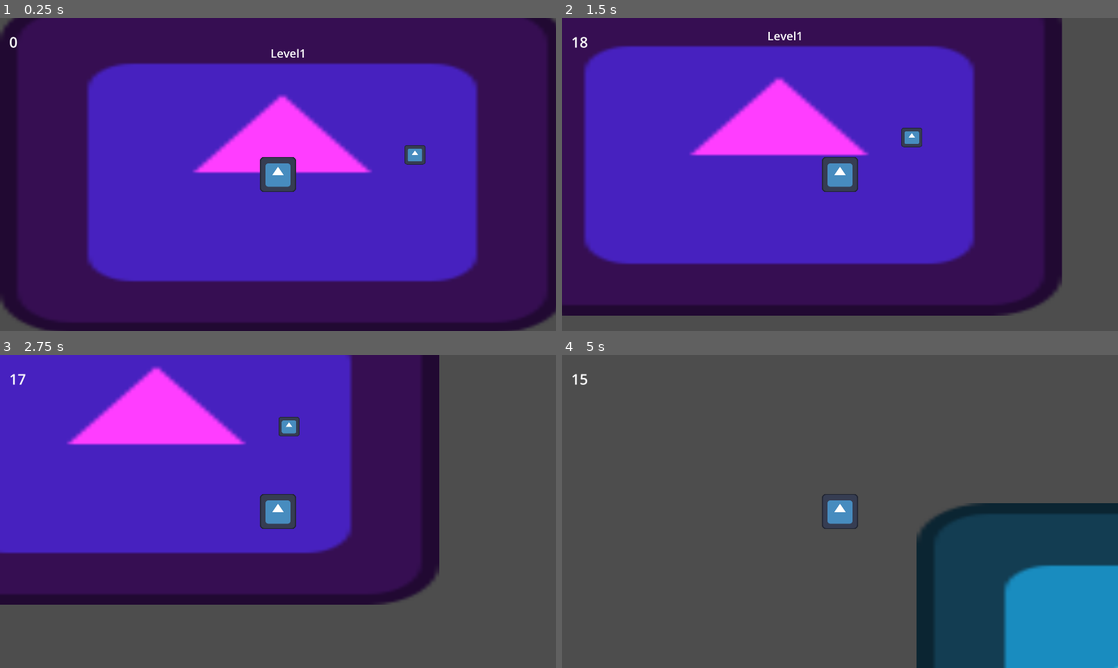
Above: before the commit, frames 1-4 (two rows, left to right).
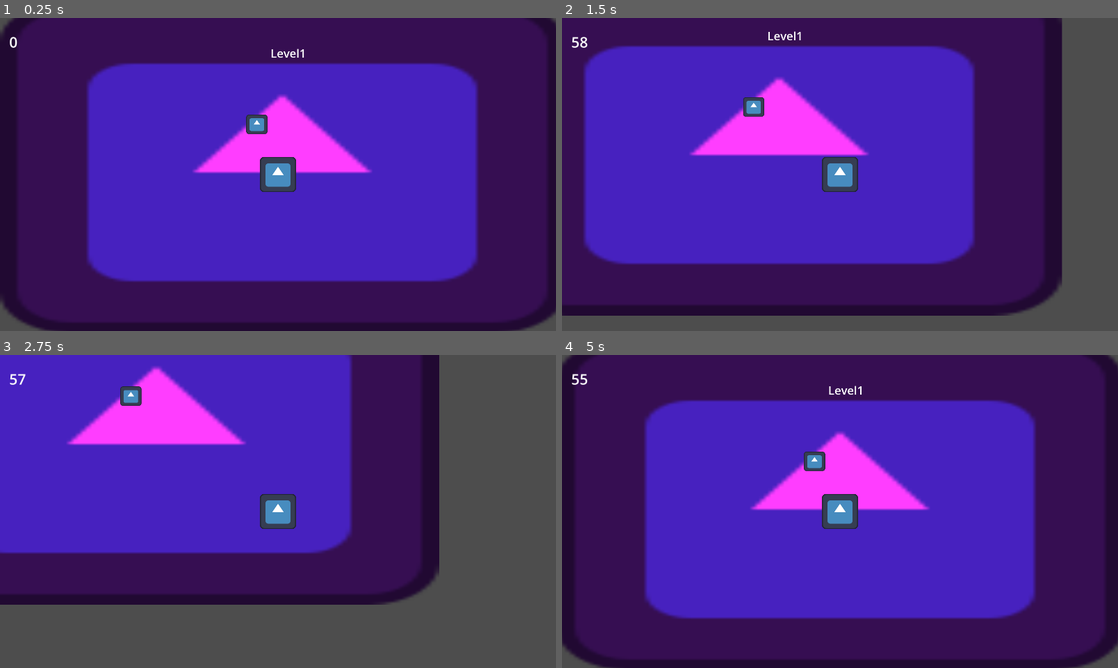
Above: after the commit, the same moments.

Repository: LitaDev-nsfw/gmtk25
Game: Godot game, scene res://scenes/game.tscn
Two runs of this game, one before a commit and one after it. Both use one fixed random seed, a clock stepped at 60 frames per second and the inputs below. The engine's default icon, where the game draws it, is replaced by a stand-in: a white triangle on a blue panel in a dark square.
Inputs (mouse positions are in pixels of both pictures, inside the frame that each line leads up to):
- Up to frame 1 (0.25 s): no input
- Up to frame 2 (1.5 s): tap Enter at 0.5 s; move the mouse to (962, 158) at 0.52 s; hold Right (ui_right) 0.53-1.28 s; hold E (interact) 0.53-1.28 s; click (962, 158) at 0.67 s; move the mouse to (728, 190) at 1.27 s; hold Down (ui_down) from 1.28 s (still down); tap E (interact) at 1.35 s; click (728, 190) at 1.42 s
- Up to frame 3 (2.75 s): move the mouse to (333, 442) at 2.02 s; release Down (ui_down) at 2.03 s; hold Right (ui_right) from 2.03 s (still down); hold E (interact) from 2.03 s (still down); click (333, 442) at 2.17 s
- Up to frame 4 (5 s): move the mouse to (812, 574) at 2.77 s; release Right (ui_right) at 2.78 s; release E (interact) at 2.78 s; hold Up (ui_up) 2.78-3.53 s; tap E (interact) at 2.85, 4.35 s; click (812, 574) at 2.92 s; move the mouse to (1006, 558) at 3.52 s; hold E (interact) 3.53-4.28 s; hold Left (ui_left) from 3.53 s (still down); click (1006, 558) at 3.67 s; move the mouse to (673, 464) at 4.27 s; click (673, 464) at 4.42 s

The runs differ from the first frame. In frame 1, 0.5% of the frame differs, in the area x 44-77%, y 30-47%; in frame 2, 0.5%; in frame 3, 0.5%; in frame 4, 99%, in the area x 0-100%, y 0-100%.

Commit message:
puzzles!!

Diff:
--- a/gmtk25/player.gd
+++ b/gmtk25/player.gd
@@ -1,7 +1,6 @@
 extends CharacterBody2D
 class_name Player
 const SPEED = 300.0
-signal change_level
 
 func _physics_process(delta: float) -> void:
 	var direction := Input.get_axis("ui_left", "ui_right")
@@ -23,9 +22,10 @@
 
 	move_and_slide()
 
+# do some animation?
 func _on_area_2d_area_entered(area: Area2D) -> void:
-	pass# change_level.emit()
+	pass
 
 func reset_pos() -> void:
 	var tween = create_tween()
-	tween.tween_property(self, "position", Vector2(0,0), 0.5)
+	tween.tween_property(self, "position", Vector2(150, 150), 0.5)
--- a/gmtk25/scenes/game.tscn
+++ b/gmtk25/scenes/game.tscn
@@ -7,6 +7,9 @@
 
 [sub_resource type="LabelSettings" id="LabelSettings_lnu2h"]
 font_size = 50
+
+[sub_resource type="RectangleShape2D" id="RectangleShape2D_lbhrr"]
+size = Vector2(82.9847, 20)
 
 [node name="Game" type="Node2D"]
 script = ExtResource("1_lbhrr")
@@ -21,7 +24,7 @@
 [node name="UI" type="CanvasLayer" parent="."]
 
 [node name="Timer" type="Timer" parent="UI"]
-wait_time = 20.0
+wait_time = 60.0
 autostart = true
 
 [node name="Label" type="Label" parent="UI/Timer"]
@@ -34,5 +37,28 @@
 label_settings = SubResource("LabelSettings_lnu2h")
 script = ExtResource("4_lbhrr")
 
-[connection signal="change_level" from="Player" to="." method="_on_player_change_level"]
+[node name="Walls" type="StaticBody2D" parent="."]
+
+[node name="CollisionShape2D" type="CollisionShape2D" parent="Walls"]
+position = Vector2(964, 0)
+scale = Vector2(23.2573, 2.61271)
+shape = SubResource("RectangleShape2D_lbhrr")
+
+[node name="CollisionShape2D2" type="CollisionShape2D" parent="Walls"]
+position = Vector2(974, 1089)
+scale = Vector2(23.2573, 2.61271)
+shape = SubResource("RectangleShape2D_lbhrr")
+
+[node name="CollisionShape2D3" type="CollisionShape2D" parent="Walls"]
+position = Vector2(-33.0001, 542)
+rotation = -1.56659
+scale = Vector2(17.1748, 5.82034)
+shape = SubResource("RectangleShape2D_lbhrr")
+
+[node name="CollisionShape2D4" type="CollisionShape2D" parent="Walls"]
+position = Vector2(1867, 511)
+rotation = 1.56721
+scale = Vector2(19.9547, 7.19743)
+shape = SubResource("RectangleShape2D_lbhrr")
+
 [connection signal="timeout" from="UI/Timer" to="." method="_on_timer_timeout"]
--- a/gmtk25/scenes/level_1.tscn
+++ b/gmtk25/scenes/level_1.tscn
@@ -2,7 +2,7 @@
 
 [ext_resource type="Texture2D" uid="uid://uaifruwo5cx0" path="res://icon.svg" id="1_bswci"]
 [ext_resource type="Script" uid="uid://b6ndsdjj8fvfw" path="res://scripts/level.gd" id="1_rus8k"]
-[ext_resource type="PackedScene" uid="uid://d3apiw34m0up3" path="res://scenes/collision_component.tscn" id="2_rus8k"]
+[ext_resource type="PackedScene" uid="uid://du6h2oyy5sg27" path="res://scenes/puzzle.tscn" id="3_rus8k"]
 
 [sub_resource type="LabelSettings" id="LabelSettings_rus8k"]
 font_size = 40
@@ -16,15 +16,8 @@
 scale = Vector2(15.263, 8.93256)
 texture = ExtResource("1_bswci")
 
-[node name="Puzzle" type="Node2D" parent="."]
-position = Vector2(1424, 495)
-
-[node name="CollisionComponent" parent="Puzzle" instance=ExtResource("2_rus8k")]
-
-[node name="Sprite2D" type="Sprite2D" parent="Puzzle"]
-position = Vector2(-5, 6)
-scale = Vector2(0.568306, 0.521752)
-texture = ExtResource("1_bswci")
+[node name="Puzzle" parent="." instance=ExtResource("3_rus8k")]
+position = Vector2(878, 390)
 
 [node name="Label" type="Label" parent="."]
 offset_left = 920.0
@@ -34,4 +27,4 @@
 text = "LEVEL1"
 label_settings = SubResource("LabelSettings_rus8k")
 
-[connection signal="change_level" from="Puzzle/CollisionComponent" to="." method="_on_change_level"]
+[connection signal="change_level" from="Puzzle" to="." method="_change_level"]
--- a/gmtk25/scenes/level_2.tscn
+++ b/gmtk25/scenes/level_2.tscn
@@ -2,7 +2,7 @@
 
 [ext_resource type="Texture2D" uid="uid://uaifruwo5cx0" path="res://icon.svg" id="1_jm1iu"]
 [ext_resource type="Script" uid="uid://b6ndsdjj8fvfw" path="res://scripts/level.gd" id="1_pbc48"]
-[ext_resource type="PackedScene" uid="uid://d3apiw34m0up3" path="res://scenes/collision_component.tscn" id="2_pbc48"]
+[ext_resource type="PackedScene" uid="uid://du6h2oyy5sg27" path="res://scenes/puzzle.tscn" id="3_pbc48"]
 
 [sub_resource type="LabelSettings" id="LabelSettings_pbc48"]
 font_size = 40
@@ -16,15 +16,8 @@
 scale = Vector2(15.263, 8.93256)
 texture = ExtResource("1_jm1iu")
 
-[node name="Puzzle" type="Node2D" parent="."]
-position = Vector2(1424, 495)
-
-[node name="CollisionComponent" parent="Puzzle" instance=ExtResource("2_pbc48")]
-
-[node name="Sprite2D" type="Sprite2D" parent="Puzzle"]
-position = Vector2(-5, 6)
-scale = Vector2(0.568306, 0.521752)
-texture = ExtResource("1_jm1iu")
+[node name="Puzzle" parent="." instance=ExtResource("3_pbc48")]
+position = Vector2(1452, 902)
 
 [node name="Label" type="Label" parent="."]
 offset_left = 920.0
@@ -34,4 +27,4 @@
 text = "LEVEL1"
 label_settings = SubResource("LabelSettings_pbc48")
 
-[connection signal="change_level" from="Puzzle/CollisionComponent" to="." method="_on_change_level"]
+[connection signal="change_level" from="Puzzle" to="." method="_change_level"]
--- a/gmtk25/scenes/level_3.tscn
+++ b/gmtk25/scenes/level_3.tscn
@@ -2,7 +2,7 @@
 
 [ext_resource type="Texture2D" uid="uid://uaifruwo5cx0" path="res://icon.svg" id="1_h23n6"]
 [ext_resource type="Script" uid="uid://b6ndsdjj8fvfw" path="res://scripts/level.gd" id="1_uwxec"]
-[ext_resource type="PackedScene" uid="uid://d3apiw34m0up3" path="res://scenes/collision_component.tscn" id="2_uwxec"]
+[ext_resource type="PackedScene" uid="uid://du6h2oyy5sg27" path="res://scenes/puzzle.tscn" id="3_uwxec"]
 
 [sub_resource type="LabelSettings" id="LabelSettings_uwxec"]
 font_size = 40
@@ -16,16 +16,6 @@
 scale = Vector2(15.263, 8.93256)
 texture = ExtResource("1_h23n6")
 
-[node name="Puzzle" type="Node2D" parent="."]
-position = Vector2(1424, 495)
-
-[node name="CollisionComponent" parent="Puzzle" instance=ExtResource("2_uwxec")]
-
-[node name="Sprite2D" type="Sprite2D" parent="Puzzle"]
-position = Vector2(-5, 6)
-scale = Vector2(0.568306, 0.521752)
-texture = ExtResource("1_h23n6")
-
 [node name="Label" type="Label" parent="."]
 offset_left = 920.0
 offset_top = 123.0
@@ -34,4 +24,7 @@
 text = "LEVEL1"
 label_settings = SubResource("LabelSettings_uwxec")
 
-[connection signal="change_level" from="Puzzle/CollisionComponent" to="." method="_on_change_level"]
+[node name="Puzzle" parent="." instance=ExtResource("3_uwxec")]
+position = Vector2(529, 166)
+
+[connection signal="change_level" from="Puzzle" to="." method="_change_level"]
--- a/gmtk25/scenes/level_4.tscn
+++ b/gmtk25/scenes/level_4.tscn
@@ -2,7 +2,7 @@
 
 [ext_resource type="Script" uid="uid://b6ndsdjj8fvfw" path="res://scripts/level.gd" id="1_6j14n"]
 [ext_resource type="Texture2D" uid="uid://uaifruwo5cx0" path="res://icon.svg" id="1_6malg"]
-[ext_resource type="PackedScene" uid="uid://d3apiw34m0up3" path="res://scenes/collision_component.tscn" id="2_6j14n"]
+[ext_resource type="PackedScene" uid="uid://du6h2oyy5sg27" path="res://scenes/puzzle.tscn" id="3_6j14n"]
 
 [sub_resource type="LabelSettings" id="LabelSettings_6j14n"]
 font_size = 40
@@ -16,16 +16,6 @@
 scale = Vector2(15.263, 8.93256)
 texture = ExtResource("1_6malg")
 
-[node name="Puzzle" type="Node2D" parent="."]
-position = Vector2(1424, 495)
-
-[node name="CollisionComponent" parent="Puzzle" instance=ExtResource("2_6j14n")]
-
-[node name="Sprite2D" type="Sprite2D" parent="Puzzle"]
-position = Vector2(-5, 6)
-scale = Vector2(0.568306, 0.521752)
-texture = ExtResource("1_6malg")
-
 [node name="Label" type="Label" parent="."]
 offset_left = 920.0
 offset_top = 123.0
@@ -34,4 +24,7 @@
 text = "LEVEL1"
 label_settings = SubResource("LabelSettings_6j14n")
 
-[connection signal="change_level" from="Puzzle/CollisionComponent" to="." method="_on_change_level"]
+[node name="Puzzle" parent="." instance=ExtResource("3_6j14n")]
+position = Vector2(273, 635)
+
+[connection signal="change_level" from="Puzzle" to="." method="_change_level"]
--- /dev/null
+++ b/gmtk25/scenes/number.tscn
@@ -0,0 +1,39 @@
+[gd_scene load_steps=5 format=3 uid="uid://ctqujv0aqssep"]
+
+[ext_resource type="Texture2D" uid="uid://cwsajgkrdv3im" path="res://assets/visuals/square.png" id="1_1u5is"]
+[ext_resource type="Script" uid="uid://nbuvxjarrqgv" path="res://scripts/number.gd" id="2_ctckn"]
+
+[sub_resource type="LabelSettings" id="LabelSettings_1u5is"]
+font_size = 200
+font_color = Color(0, 0, 0, 1)
+
+[sub_resource type="RectangleShape2D" id="RectangleShape2D_ctckn"]
+size = Vector2(5.07279, 26.6428)
+
+[node name="1" type="Sprite2D"]
+texture = ExtResource("1_1u5is")
+script = ExtResource("2_ctckn")
+
+[node name="Label" type="Label" parent="."]
+offset_left = -339.216
+offset_top = -292.86
+offset_right = -299.216
+offset_bottom = -269.86
+scale = Vector2(4.67677, 1.91762)
+text = "1"
+label_settings = SubResource("LabelSettings_1u5is")
+
+[node name="Area2D" type="Area2D" parent="."]
+scale = Vector2(-5.02634, -1.85816)
+collision_layer = 2147483648
+collision_mask = 0
+
+[node name="CollisionShape2D" type="CollisionShape2D" parent="Area2D"]
+position = Vector2(1.20477, -49.9377)
+rotation = -3.14159
+scale = Vector2(41.2642, -28.416)
+shape = SubResource("RectangleShape2D_ctckn")
+
+[connection signal="input_event" from="Area2D" to="." method="_on_area_2d_input_event"]
+[connection signal="mouse_entered" from="Area2D" to="." method="_on_area_2d_mouse_entered"]
+[connection signal="mouse_exited" from="Area2D" to="." method="_on_area_2d_mouse_exited"]
--- /dev/null
+++ b/gmtk25/scenes/number_lock.tscn
@@ -0,0 +1,28 @@
+[gd_scene load_steps=3 format=3 uid="uid://cpyce2i7r3wyc"]
+
+[ext_resource type="Script" uid="uid://bi1hbywf2pqv7" path="res://scripts/number_lock.gd" id="1_7f85b"]
+[ext_resource type="PackedScene" uid="uid://ctqujv0aqssep" path="res://scenes/number.tscn" id="2_0gg25"]
+
+[node name="NumberLock" type="Node2D"]
+script = ExtResource("1_7f85b")
+
+[node name="1" parent="." instance=ExtResource("2_0gg25")]
+position = Vector2(-247.942, -5.80539)
+scale = Vector2(0.131342, 0.161705)
+
+[node name="2" parent="." instance=ExtResource("2_0gg25")]
+position = Vector2(-83.8845, -4.61059)
+scale = Vector2(0.131342, 0.161705)
+
+[node name="3" parent="." instance=ExtResource("2_0gg25")]
+position = Vector2(84.1155, -4.61059)
+scale = Vector2(0.131342, 0.161705)
+
+[node name="4" parent="." instance=ExtResource("2_0gg25")]
+position = Vector2(261.058, -2.80539)
+scale = Vector2(0.131342, 0.161705)
+
+[connection signal="check_combination" from="1" to="." method="_on__check_combination"]
+[connection signal="check_combination" from="2" to="." method="_on__check_combination"]
+[connection signal="check_combination" from="3" to="." method="_on__check_combination"]
+[connection signal="check_combination" from="4" to="." method="_on__check_combination"]
--- a/gmtk25/scenes/player.tscn
+++ b/gmtk25/scenes/player.tscn
@@ -1,9 +1,12 @@
-[gd_scene load_steps=4 format=3 uid="uid://hbhc16eqvpv2"]
+[gd_scene load_steps=5 format=3 uid="uid://hbhc16eqvpv2"]
 
 [ext_resource type="Script" uid="uid://cw1okpj8i6w2b" path="res://player.gd" id="1_3vyb7"]
 [ext_resource type="Texture2D" uid="uid://uaifruwo5cx0" path="res://icon.svg" id="2_g2els"]
 
 [sub_resource type="CircleShape2D" id="CircleShape2D_g2els"]
+
+[sub_resource type="RectangleShape2D" id="RectangleShape2D_g2els"]
+size = Vector2(126, 129)
 
 [node name="Player" type="CharacterBody2D"]
 script = ExtResource("1_3vyb7")
@@ -19,4 +22,8 @@
 scale = Vector2(12.58, 13.4324)
 shape = SubResource("CircleShape2D_g2els")
 
+[node name="CollisionShape2D" type="CollisionShape2D" parent="."]
+position = Vector2(-2, -1.5)
+shape = SubResource("RectangleShape2D_g2els")
+
 [connection signal="area_entered" from="Area2D" to="." method="_on_area_2d_area_entered"]
--- /dev/null
+++ b/gmtk25/scenes/puzzle.tscn
@@ -0,0 +1,22 @@
+[gd_scene load_steps=5 format=3 uid="uid://du6h2oyy5sg27"]
+
+[ext_resource type="Script" uid="uid://bmgn7b7h20hfs" path="res://scripts/puzzle.gd" id="1_3asjn"]
+[ext_resource type="PackedScene" uid="uid://cpyce2i7r3wyc" path="res://scenes/number_lock.tscn" id="2_t8qc4"]
+[ext_resource type="PackedScene" uid="uid://d3apiw34m0up3" path="res://scenes/collision_component.tscn" id="3_wsi0i"]
+[ext_resource type="Texture2D" uid="uid://uaifruwo5cx0" path="res://icon.svg" id="4_ibph6"]
+
+[node name="Puzzle" type="Node2D"]
+script = ExtResource("1_3asjn")
+puzzle = ExtResource("2_t8qc4")
+
+[node name="CollisionComponent" parent="." instance=ExtResource("3_wsi0i")]
+
+[node name="Sprite2D" type="Sprite2D" parent="."]
+position = Vector2(-5, 6)
+scale = Vector2(0.568306, 0.521752)
+texture = ExtResource("4_ibph6")
+
+[node name="CanvasLayer" type="CanvasLayer" parent="."]
+
+[connection signal="close_puzzle" from="CollisionComponent" to="." method="_on_collision_component_close_puzzle"]
+[connection signal="open_puzzle" from="CollisionComponent" to="." method="_on_collision_component_open_puzzle"]
--- a/gmtk25/scripts/collision_component.gd
+++ b/gmtk25/scripts/collision_component.gd
@@ -2,17 +2,19 @@
 
 @onready var label: Label = $Label
 var delta_sum : float = 0
-signal change_level
+signal open_puzzle
+signal close_puzzle
 
 func _ready() -> void:
 	label.visible = false
 
 func _input(event: InputEvent) -> void:
-	if label.visible and event.is_action_pressed("interact"):
-		change_level.emit()
+	if get_overlapping_areas().size() > 0 and event.is_action_pressed("interact"):
+		open_puzzle.emit()
 
 func _on_area_entered(area: Area2D) -> void:
 	label.visible = true
 
 func _on_area_exited(area: Area2D) -> void:
 	label.visible = false
+	close_puzzle.emit()
--- a/gmtk25/scripts/game.gd
+++ b/gmtk25/scripts/game.gd
@@ -15,11 +15,14 @@
 
 func _on_player_change_level() -> void:
 	var current_level = find_level()
+	var current_level_name = current_level.name
 	if current_level:
 		remove_child(current_level)
+		current_level.queue_free()
 		var level_node : Level = null
-		## logic to decide the next level
-		match (current_level.name):
+
+		# there will be special logic in some cases, ie, go from lvl2 to lvl2 again.
+		match (current_level_name):
 			"Level1":
 				level_node = create_next_level(level2)
 			"Level2":
@@ -48,8 +51,13 @@
 
 func _on_timer_timeout() -> void:
 	# TODO, this will get more complicated as we add more puzzles because we may need to reset some variables later.
+	var current_level = find_level()
+	if current_level:
+		remove_child(current_level)
+		current_level.queue_free()
+
 	var level_node = level1.instantiate()
-	level_node.name = "Level-1"
+	level_node.name = "Level1"
 	call_deferred("add_child", level_node)
 	player.reset_pos()
 
--- a/gmtk25/scripts/level.gd
+++ b/gmtk25/scripts/level.gd
@@ -6,13 +6,14 @@
 @onready var label : Label = $Label
 
 func _ready() -> void:
-	if label:
+	if label: # set the level name for debugging
 		label.text = name
 		label.position = Vector2(920.0, 123)
 
-func _on_change_level() -> void:
-	change_level.emit()
-	add_time(5)
-
+# some action in the level will add time to the loop
 func add_time(added_time : int) -> void:
 	add_time_to_loop.emit(added_time)
+
+# called by each levels puzzle
+func _change_level() -> void:
+	change_level.emit() # will be recieved by game.gd
--- /dev/null
+++ b/gmtk25/scripts/number.gd
@@ -0,0 +1,41 @@
+extends Sprite2D
+class_name Number
+
+@onready var label: Label = $Label
+var reading : bool = false
+signal check_combination
+
+func _ready() -> void:
+	label.text = ""
+
+func change_text(new_text : String) -> void:
+	label.text = new_text
+
+func get_text() -> String:
+	return label.text
+
+func _input(event: InputEvent) -> void:
+	if reading:
+		if event is InputEventKey:
+			reading = false
+			modulate = Color.WHITE
+			var selected_key = event.as_text()
+			if len(selected_key) == 1:
+				change_text(event.as_text())
+				check_combination.emit()
+
+func _on_area_2d_input_event(viewport: Node, event: InputEvent, shape_idx: int) -> void:
+	if event is InputEventMouseButton and event.pressed and reading == false:
+		print(name)
+		reading = true
+		modulate = Color.YELLOW
+		await get_tree().create_timer(5).timeout
+		reading = false
+		modulate = Color.WHITE
+
+func _on_area_2d_mouse_entered() -> void:
+	modulate = Color.GREEN
+
+func _on_area_2d_mouse_exited() -> void:
+	if not reading:
+		modulate = Color.WHITE
--- /dev/null
+++ b/gmtk25/scripts/number_lock.gd
@@ -0,0 +1,19 @@
+extends Node2D
+
+var combination = 3421
+
+signal puzzle_solved
+
+func _ready() -> void:
+	var it : int = 1
+	for child : Number in get_children():
+		child.change_text(str(it))
+		it+= 1
+
+func _on__check_combination() -> void:
+	var str = ""
+	for child : Number in get_children():
+		str += child.get_text()
+
+	if str == str(combination):
+		puzzle_solved.emit()
--- /dev/null
+++ b/gmtk25/scripts/puzzle.gd
@@ -0,0 +1,24 @@
+extends Node2D
+
+@export var puzzle : PackedScene
+@onready var canvas_layer: CanvasLayer = $CanvasLayer
+signal change_level
+
+func _ready() -> void:
+	if puzzle != null:
+		var puzzle_scene = puzzle.instantiate()
+		DisplayServer.window_get_size()
+		get_viewport().get_visible_rect().size
+		puzzle_scene.position = get_viewport().get_visible_rect().size / 2
+		puzzle_scene.connect("puzzle_solved", _change_level)
+		canvas_layer.add_child(puzzle_scene)
+		canvas_layer.get_child(0).hide()
+
+func _on_collision_component_open_puzzle() -> void:
+	canvas_layer.get_child(0).show()
+
+func _on_collision_component_close_puzzle() -> void:
+	canvas_layer.get_child(0).hide()
+
+func _change_level():
+	change_level.emit()
Binary file added: gmtk25/assets/visuals/square.png
Not shown, added: gmtk25/assets/visuals/square.png.import
Not shown: 1 places in gmtk25/scenes/game.tscn that only renumber resources
Not shown, added: gmtk25/scripts/number.gd.uid
Not shown, added: gmtk25/scripts/number_lock.gd.uid
Not shown, added: gmtk25/scripts/puzzle.gd.uid
Not shown, changed: gmtk25/export.zip
Not shown, changed: gmtk25/export/index.icon.png
Not shown, changed: gmtk25/export/index.pck
